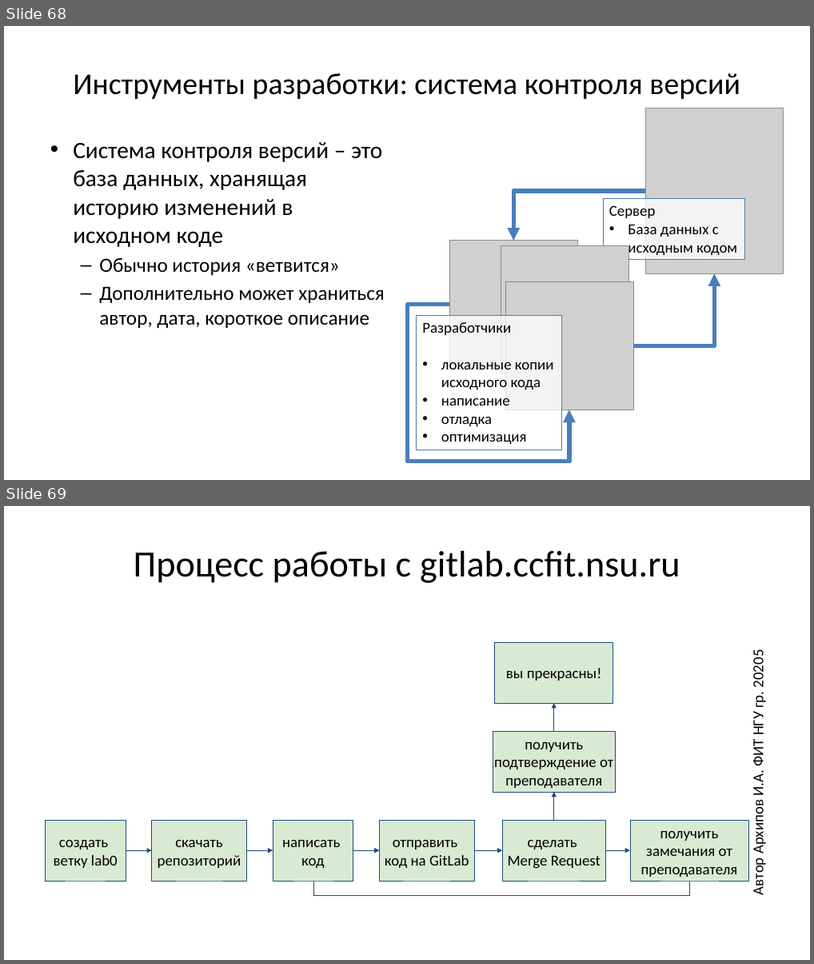
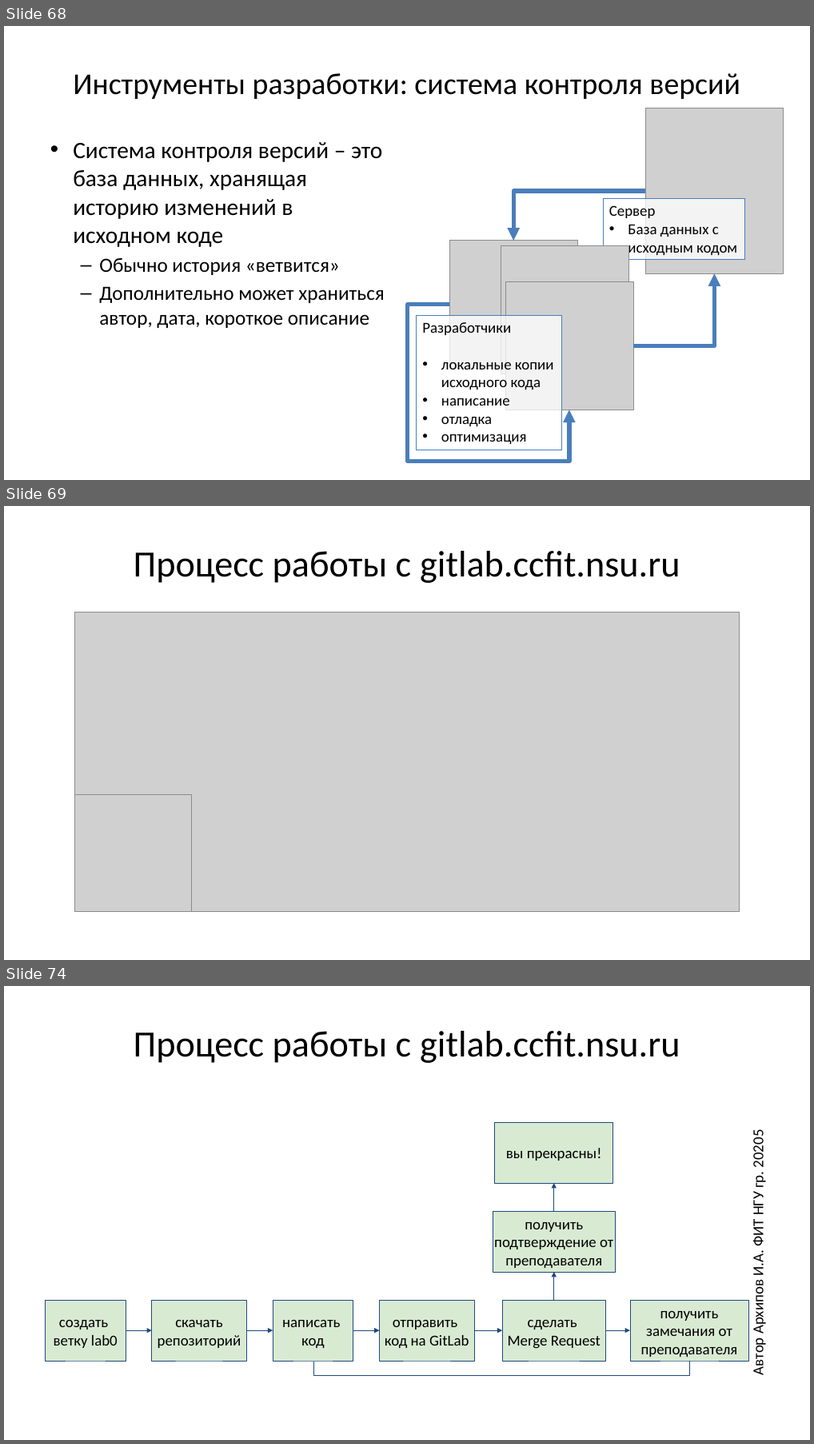
Before and after one commit to Evgueni-Petrov-aka-espetrov/Algorithms-and-Programming-in-C-pptx, a slide deck: 01 Понятие программы.pptx. Shown one above the other, each under a label of ours: slides 68 and 69 before the commit, slides 68, 69 and 74 after it; the slides between them are not shown. The pictures are 814x964 and 814x1444 pixels, drawn with LibreOffice and Linux fonts; fonts in the diff are those of the drawing; grey boxes stand for pictures. Boxes give left, top, right and bottom in pixels: in the first picture for what was removed or moved away, otherwise in the second. Text is boxed around its words. In the diff, an @@ line names an element or a change of style, - is before the commit and + after.

```diff
--- a/01 Понятие программы.pptx
+++ b/01 Понятие программы.pptx
@@ slide 69 added at bbox=[4, 506, 810, 960], background #FFFFFF @@
@@ title added at bbox=[134, 551, 680, 583], 44 pt, text #000000 @@
+Процесс работы с gitlab.ccfit.nsu.ru
@@ picture added at bbox=[74, 612, 740, 912] @@
@@ picture added at bbox=[74, 795, 191, 912] @@
@@ what was slide 69 is now slide 74 @@
```
Also in this commit, not shown: 8 slides changed, 4 other slides added.
